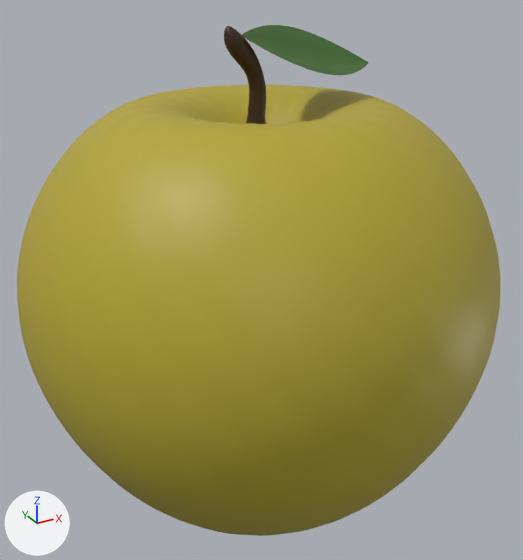
One commit to the FBX model Assets/Assets/Model/Kitchen/Apple.fbx: the scene before it, then after it.
Before and after are seen from a 50 mm camera at (-0.0078, -0.01432, 0.01336) aimed at (0.00004, -0.00007, 0.00623). Arrows for +X, +Y and +Z are at lower left; the lights stay in place. Where no turn or scale is listed for an object, it has been applied to the vertices.

In view in the first picture: 'nurbsToPoly4'.
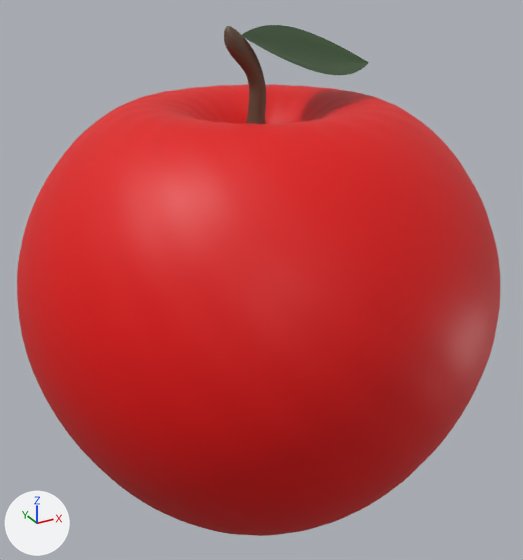
Pixel boxes (x1, y1, x2, y2) of what changed, in the pictures (523 x 560 px):
part 1 of me_mesh, recoloured: (224, 26, 266, 124) in both
part 2 of me_mesh, recoloured (yellow to red): (17, 84, 500, 536) in both
part 3 of me_mesh, recoloured: (242, 25, 369, 75) in both

The change, as a list of edits to the scene's bpy script:
```text
Add mat_lambert13:
    mat_lambert13 = principled_material('lambert13')
    mat_lambert13.base_color = (0.121, 0.074, 0.044)  # brown #624d3b
Add mat_lambert12:
    mat_lambert12 = principled_material('lambert12')
    mat_lambert12.base_color = (0.0329, 0.074, 0.0225)  # dark green #334d29
Add mat_lambert11:
    mat_lambert11 = principled_material('lambert11')
    mat_lambert11.base_color = (0.767, 0.0, 0.0)  # red #e30000
Change me_mesh:
    where me_mesh.from_pydata(...)  # 14259 vertices, 14112 faces; spans x -0.00564..0.00564, y -0.00564..0.00564, z -0.00582..0.0058
    used by ob_nurbstopoly4; location = (0.0, 0.0, 0.00634)
    me_mesh part 1: all 6912 faces that had it switch from mat_lambert9 (brown #382206) to mat_lambert13 (brown #624d3b)
    me_mesh part 2: all 6336 faces that had it switch from mat_lambert8 (yellow #b5a530) to mat_lambert11 (red #e30000)
    me_mesh part 3: all 864 faces that had it switch from mat_lambert10 (dark green #3b6624) to mat_lambert12 (dark green #334d29)
```
